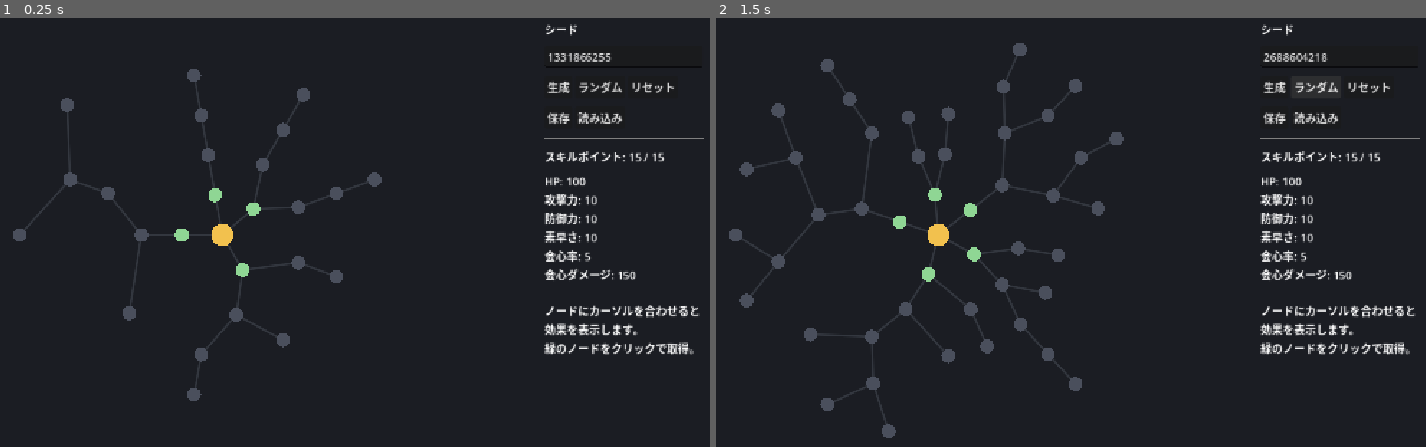
Above: before the commit, frames 1-2 (left to right).
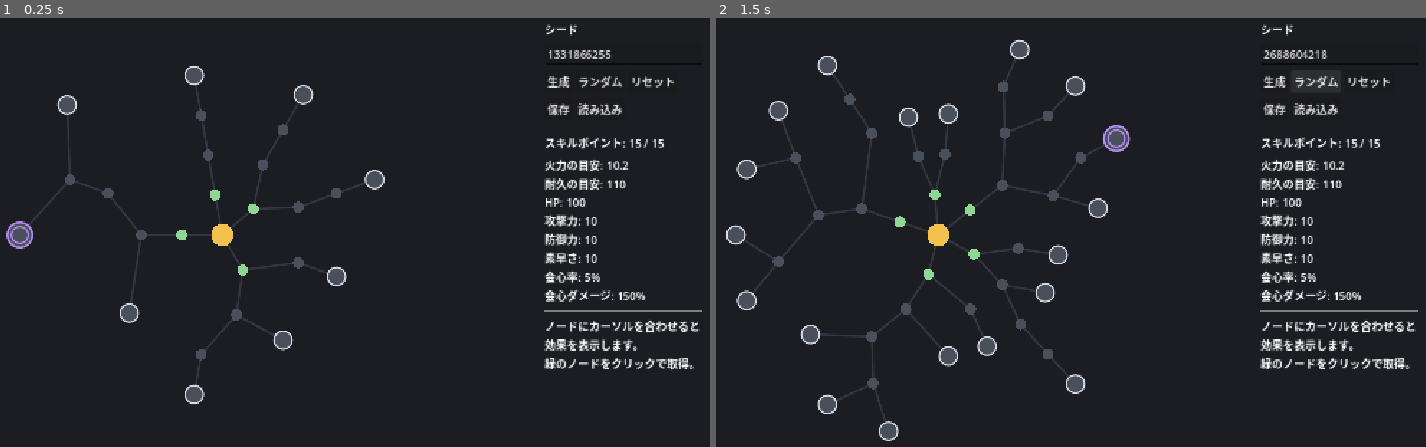
Above: after the commit, the same moments.

Repository: shuhei0916/all-about-skill-tree
Game: Godot game, scene res://main.tscn
Same seed, same stepped clock (60 frames per second), same inputs: the game is played once before the commit and once after it.
Inputs:
- Up to frame 1 (0.25 s): no input
- Up to frame 2 (1.5 s): click "生成" at 0.5 s; click "ランダム" at 1.25 s

The runs differ from the first frame. In frame 1, 4.8% of the frame differs, in the area x 0-100%, y 7-91%; in frame 2, 5.6%, in the area x 1-100%, y 4-99%.

Commit message:
ノードの種類ごとに描き分け、取得前に火力と耐久の変化を確認できるようにした
Co-Authored-By: Claude Opus 5.5 <noreply@anthropic.com>

Diff:
--- a/src/main.gd
+++ b/src/main.gd
@@ -3,6 +3,7 @@
 
 const SKILL_POINTS := 15
 const TREES_DIR := "user://trees"
+const KIND_LABELS := {"small": "小ノード", "notable": "ノータブル", "keystone": "キーストーン"}
 
 var _generator := SkillTreeGenerator.new()
 var _serializer := SkillTreeSerializer.new()
@@ -44,9 +45,15 @@
 		margin.add_theme_constant_override("margin_" + side, 16)
 	layout.add_child(margin)
 
+	# ノードの説明が長くなってもはみ出さないよう、パネルはスクロールできるようにする
+	var scroll := ScrollContainer.new()
+	scroll.horizontal_scroll_mode = ScrollContainer.SCROLL_MODE_DISABLED
+	margin.add_child(scroll)
+
 	var panel := VBoxContainer.new()
-	panel.add_theme_constant_override("separation", 12)
-	margin.add_child(panel)
+	panel.size_flags_horizontal = Control.SIZE_EXPAND_FILL
+	panel.add_theme_constant_override("separation", 8)
+	scroll.add_child(panel)
 
 	panel.add_child(_make_label("シード"))
 	_seed_edit = LineEdit.new()
@@ -151,20 +158,38 @@
 func _refresh_status() -> void:
 	_points_label.text = "スキルポイント: %d / %d" % [_allocation.points, SKILL_POINTS]
 	var stats := _allocation.stats()
-	var lines: Array[String] = []
+	var base := Stats.calculate([])
+	var lines: Array[String] = [
+		"火力の目安: %.1f" % Stats.offense(stats),
+		"耐久の目安: %.0f" % Stats.defense(stats),
+	]
 	for stat in Stats.NAMES:
-		var bonus: int = stats[stat] - Stats.BASE[stat]
-		var suffix := "  (+%d)" % bonus if bonus > 0 else ""
-		lines.append("%s: %d%s" % [Stats.LABELS[stat], stats[stat], suffix])
+		var diff := roundi(stats[stat]) - roundi(base[stat])
+		var suffix := "  (%+d)" % diff if diff != 0 else ""
+		lines.append("%s: %s%s" % [Stats.LABELS[stat], _format_stat(stat, stats[stat]), suffix])
 	_stats_label.text = "\n".join(lines)
+
+
+func _format_stat(stat: String, value: float) -> String:
+	return "%d%%" % roundi(value) if Stats.PERCENT_STATS.has(stat) else str(roundi(value))
 
 
 func _on_node_hovered(node: SkillNode) -> void:
 	if node == null:
 		return
-	if node.parent_id == -1:
+	if node.kind == "root":
 		_hover_label.text = "スタート地点"
 		return
-	var state := "取得済み" if _allocation.is_unlocked(node.id) \
-		else "取得可能" if _allocation.can_unlock(node.id) else "未取得"
-	_hover_label.text = "%s\n[%s]" % [Stats.describe(node.effects), state]
+	var title: String = node.name if node.name != "" else KIND_LABELS[node.kind]
+	var lines: Array[String] = ["【%s】" % title, Stats.describe(node.effects)]
+	if _allocation.is_unlocked(node.id):
+		lines.append("取得済み")
+	else:
+		# 取得した場合に火力と耐久がどう変わるかを見せ、トレードオフを判断しやすくする
+		var now := _allocation.stats()
+		var after := _allocation.stats_if_unlocked(node.id)
+		lines.append("取得すると 火力 %.1f → %.1f" % [Stats.offense(now), Stats.offense(after)])
+		lines.append("　　　　　 耐久 %.0f → %.0f" % [Stats.defense(now), Stats.defense(after)])
+		if not _allocation.can_unlock(node.id):
+			lines.append("（まだ取得できません）")
+	_hover_label.text = "\n".join(lines)
--- a/src/skill_allocation.gd
+++ b/src/skill_allocation.gd
@@ -37,7 +37,16 @@
 
 ## アンロック済みノードの効果をすべて反映したステータスを返す。
 func stats() -> Dictionary:
+	return Stats.calculate(_unlocked_effects())
+
+
+## 指定したノードも取得した場合のステータスを返す。実際には取得しない。
+func stats_if_unlocked(id: int) -> Dictionary:
+	return Stats.calculate(_unlocked_effects() + tree.get_node(id).effects)
+
+
+func _unlocked_effects() -> Array:
 	var effects := []
 	for node in unlocked_nodes():
 		effects.append_array(node.effects)
-	return Stats.calculate(effects)
+	return effects
--- a/src/skill_tree_view.gd
+++ b/src/skill_tree_view.gd
@@ -6,8 +6,13 @@
 signal node_unlocked(node: SkillNode)
 signal node_hovered(node: SkillNode)
 
-const NODE_RADIUS := 10.0
-const ROOT_RADIUS := 16.0
+const NODE_RADIUS := 8.0
+const RADIUS_BY_KIND := {
+	"root": 16.0,
+	"small": NODE_RADIUS,
+	"notable": 13.0,
+	"keystone": 18.0,
+}
 ## 表示領域の短辺に対して、ツリーの半径が占める割合
 const FIT_RATIO := 0.45
 
@@ -17,6 +22,8 @@
 const COLOR_EDGE_UNLOCKED := Color("f2c14e")
 const COLOR_EDGE_LOCKED := Color("33373f")
 const COLOR_HOVER := Color.WHITE
+const COLOR_KEYSTONE_RING := Color("b48ef0")
+const COLOR_NOTABLE_RING := Color("d9dde6")
 
 var tree: SkillTree
 var allocation: SkillAllocation
@@ -51,7 +58,7 @@
 
 
 func _radius_of(node: SkillNode) -> float:
-	return ROOT_RADIUS if node.parent_id == -1 else NODE_RADIUS
+	return RADIUS_BY_KIND[node.kind]
 
 
 func _draw() -> void:
@@ -65,8 +72,20 @@
 	for node in tree.nodes:
 		var center := to_screen(node.position)
 		draw_circle(center, _radius_of(node), _color_of(node))
+		_draw_kind_marker(node, center)
 		if node == _hovered:
 			draw_arc(center, _radius_of(node) + 3.0, 0.0, TAU, 32, COLOR_HOVER, 2.0, true)
+
+
+## notable と keystone は縁取りで目立たせる。keystone は二重の縁で特別感を出す。
+func _draw_kind_marker(node: SkillNode, center: Vector2) -> void:
+	var radius := _radius_of(node)
+	match node.kind:
+		"notable":
+			draw_arc(center, radius, 0.0, TAU, 32, COLOR_NOTABLE_RING, 2.0, true)
+		"keystone":
+			draw_arc(center, radius, 0.0, TAU, 40, COLOR_KEYSTONE_RING, 3.0, true)
+			draw_arc(center, radius - 6.0, 0.0, TAU, 32, COLOR_KEYSTONE_RING, 2.0, true)
 
 
 func _color_of(node: SkillNode) -> Color:
--- a/test/unit/test_skill_allocation.gd
+++ b/test/unit/test_skill_allocation.gd
@@ -77,3 +77,15 @@
 	assert_almost_eq(stats["attack"], Stats.BASE["attack"] + 5.0, 0.001)
 	assert_almost_eq(stats["hp"], Stats.BASE["hp"] + 20.0, 0.001)
 	assert_almost_eq(stats["defense"], float(Stats.BASE["defense"]), 0.001)
+
+
+func test_ノードを取得した場合のステータスを事前に計算できる():
+	a.effects = [{"type": "flat", "stat": "attack", "value": 3}]
+	b.effects = [{"type": "more", "stat": "attack", "value": 100}]
+	var allocation := SkillAllocation.new(tree, 5)
+	allocation.unlock(a.id)
+
+	var preview := allocation.stats_if_unlocked(b.id)
+
+	assert_almost_eq(preview["attack"], (Stats.BASE["attack"] + 3.0) * 2.0, 0.001)
+	assert_false(allocation.is_unlocked(b.id), "事前計算で取得してはいけない")
Not shown, changed: todo.md
